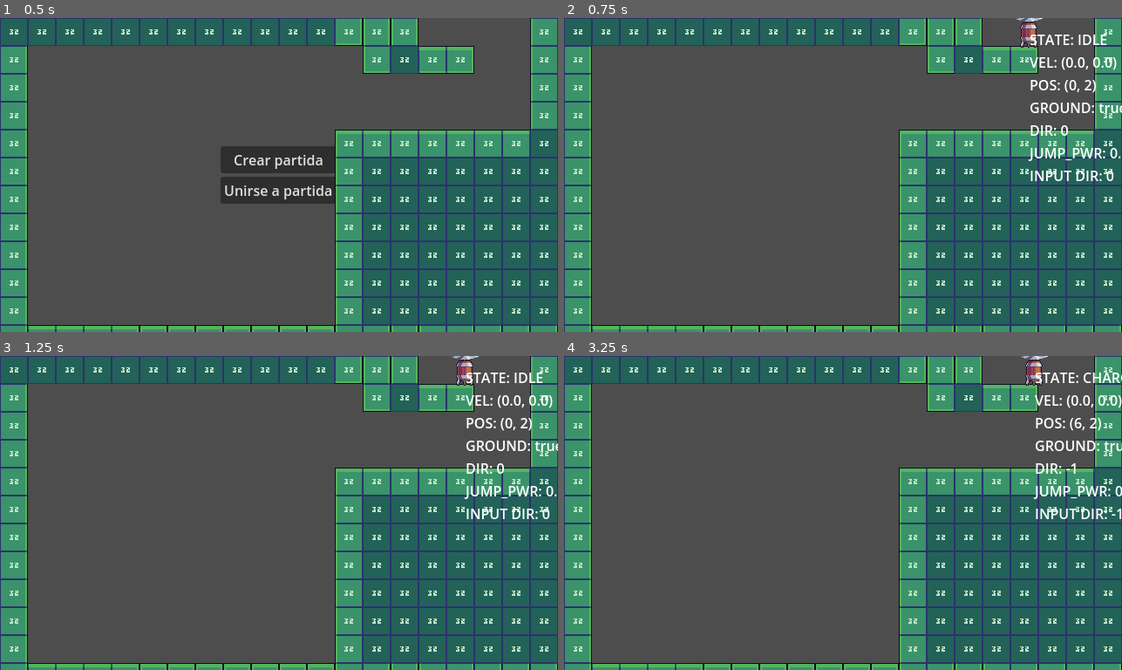
Above: before the commit, frames 1-4 (two rows, left to right).
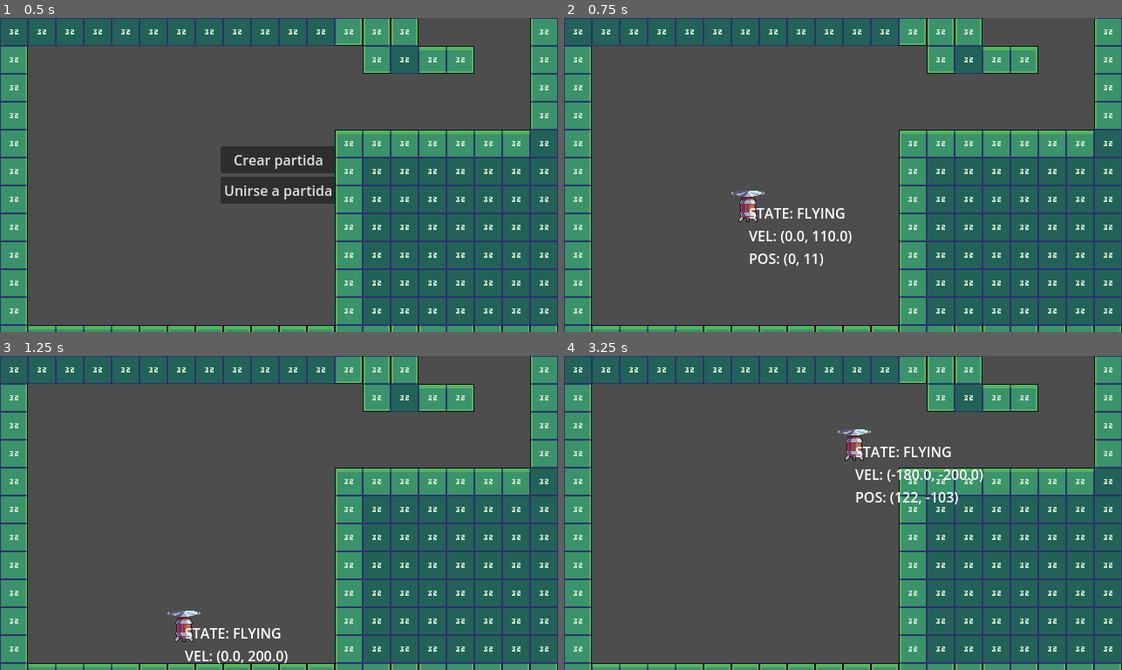
Above: after the commit, the same moments.

Repository: linkinmjs/up-escape
Game: Godot game, scene res://scenes/main.tscn
Same seed, same stepped clock (60 frames per second), same inputs: the game is played once before the commit and once after it.
Inputs:
- Up to frame 1 (0.5 s): no input
- Up to frame 2 (0.75 s): click "Crear partida" at 0.5 s
- Up to frame 3 (1.25 s): no input
- Up to frame 4 (3.25 s): hold Space (ui_jump) 1.28-2.03 s; hold Right (ui_right) 1.28-2.78 s; tap Space (ui_jump) at 2.1, 2.27, 2.57 s; hold Left (ui_left) from 2.78 s (still down); hold Space (ui_jump) from 2.78 s (still down)

Frame 1 is identical in both runs. In frame 2, 2.7% of the frame differs, in the area x 30-100%, y 0-80%; in frame 3, 2.5%; in frame 4, 2.8%, in the area x 49-100%, y 0-52%.

Commit message:
Modify Jump logic for flying logic

Diff:
--- a/scenes/levels/level.tscn
+++ b/scenes/levels/level.tscn
@@ -235,7 +235,7 @@
 default_camera = NodePath("Camera2D")
 
 [node name="PlayerSpawn" type="Node2D" parent="." groups=["spawn_position"]]
-position = Vector2(534, 11)
+position = Vector2(212, 201)
 
 [editable path="Zones/Zone01"]
 [editable path="Zones/Zone02"]
--- a/scenes/player/player.tscn
+++ b/scenes/player/player.tscn
@@ -1,7 +1,24 @@
-[gd_scene load_steps=9 format=3 uid="uid://cafsjq1dgbqfx"]
+[gd_scene load_steps=14 format=3 uid="uid://cafsjq1dgbqfx"]
 
 [ext_resource type="Script" uid="uid://cbn1tlop6fmgm" path="res://scripts/player.gd" id="1_8afob"]
 [ext_resource type="Texture2D" uid="uid://v5yfmak5moi" path="res://assets/sprites/player/idle.png" id="2_dovo2"]
+[ext_resource type="Texture2D" uid="uid://cdgeu6aj2rqgv" path="res://assets/sprites/player/walk.png" id="2_gmlin"]
+
+[sub_resource type="AtlasTexture" id="AtlasTexture_75vfm"]
+atlas = ExtResource("2_gmlin")
+region = Rect2(0, 0, 48, 48)
+
+[sub_resource type="AtlasTexture" id="AtlasTexture_0owmy"]
+atlas = ExtResource("2_gmlin")
+region = Rect2(48, 0, 48, 48)
+
+[sub_resource type="AtlasTexture" id="AtlasTexture_qek5x"]
+atlas = ExtResource("2_gmlin")
+region = Rect2(96, 0, 48, 48)
+
+[sub_resource type="AtlasTexture" id="AtlasTexture_5gtgg"]
+atlas = ExtResource("2_gmlin")
+region = Rect2(144, 0, 48, 48)
 
 [sub_resource type="AtlasTexture" id="AtlasTexture_dovo2"]
 atlas = ExtResource("2_dovo2")
@@ -26,6 +43,23 @@
 "name": &"death",
 "speed": 5.0
 }, {
+"frames": [{
+"duration": 1.0,
+"texture": SubResource("AtlasTexture_75vfm")
+}, {
+"duration": 1.0,
+"texture": SubResource("AtlasTexture_0owmy")
+}, {
+"duration": 1.0,
+"texture": SubResource("AtlasTexture_qek5x")
+}, {
+"duration": 1.0,
+"texture": SubResource("AtlasTexture_5gtgg")
+}],
+"loop": true,
+"name": &"flying",
+"speed": 8.0
+}, {
 "frames": [],
 "loop": true,
 "name": &"hurt",
@@ -46,16 +80,11 @@
 }],
 "loop": true,
 "name": &"idle",
-"speed": 10.0
+"speed": 9.0
 }, {
 "frames": [],
 "loop": true,
 "name": &"takeoff",
-"speed": 5.0
-}, {
-"frames": [],
-"loop": true,
-"name": &"walk",
 "speed": 5.0
 }]
 
@@ -68,8 +97,7 @@
 [node name="AnimatedSprite2D" type="AnimatedSprite2D" parent="."]
 sprite_frames = SubResource("SpriteFrames_75vfm")
 animation = &"idle"
-frame = 2
-frame_progress = 0.559445
+frame_progress = 0.213046
 
 [node name="CollisionShape2D" type="CollisionShape2D" parent="."]
 position = Vector2(-1, 2)
--- a/scripts/player.gd
+++ b/scripts/player.gd
@@ -2,145 +2,92 @@
 
 enum PlayerState {
 	IDLE,
-	CHARGING,
-	JUMPING,
-	FALLING,
-	SPLAT
+	FLYING
 }
 
-var state : PlayerState = PlayerState.IDLE
+# Estado actual
+var state: PlayerState = PlayerState.IDLE
 var debug_visible := true
 
-# Movimiento
-const GRAVITY := 800.0
-const MAX_FALL_SPEED := 600.0
-const MOVE_SPEED := 80.0
+# Parámetros de movimiento
+const ACCELERATION := 400.0           # aceleración horizontal
+const DECELERATION := 300.0           # desaceleración horizontal
+const MAX_SPEED_X := 200.0            # velocidad máxima horizontal
+const MAX_SPEED_Y := 200.0            # velocidad máxima vertical
+const GRAVITY := 500.0                # gravedad cuando no sube
+const THRUST_ACCELERATION := 600.0    # aceleración al subir (ui_jump)
 
-# Salto cargado
-var jump_power := 0.0
-const JUMP_POWER_STEP := 3.0
-const MAX_JUMP_POWER := 2.0
-const MIN_JUMP_POWER := 0.3
-const MAX_JUMP_HEIGHT := 250.0
-
-# Dirección
-var direction := 0  # -1 (izq), 0 (neutral), 1 (der)
-
-# Estados
-var is_grounded := false
-
-# Inputs
-var left := false
-var right := false
-var jump := false
+# Flags de input
+var input_left := false
+var input_right := false
+var input_jump := false
 
 func _enter_tree() -> void:
+	# En caso de multiplayer, mantenemos autoridad
 	set_multiplayer_authority(name.to_int())
 
 func _physics_process(delta: float) -> void:
-	#print("vel:", velocity, " grounded:", is_on_floor())
-
-	if !is_multiplayer_authority(): return
+	if not is_multiplayer_authority():
+		return
 
 	handle_input(delta)
-	apply_gravity(delta)
-	move_character()
 	handle_state(delta)
+	move_and_slide()
 	update_debug_info()
 
 func handle_input(delta: float) -> void:
-	left = Input.is_action_pressed("ui_left")
-	right = Input.is_action_pressed("ui_right")
-	jump = Input.is_action_pressed("ui_jump")
+	# Leer inputs
+	input_left  = Input.is_action_pressed("ui_left")
+	input_right = Input.is_action_pressed("ui_right")
+	input_jump  = Input.is_action_pressed("ui_jump")
+
+	# Toggle de debug
 	if Input.is_action_just_pressed("ui_toggle_debug"):
-		debug_visible = !debug_visible
+		debug_visible = not debug_visible
 		$DebugLabel.visible = debug_visible
 
-	if left:
-		direction = -1
-	elif right:
-		direction = 1
+	# --- Movimiento horizontal ---
+	if input_left:
+		velocity.x -= ACCELERATION * delta
+	elif input_right:
+		velocity.x += ACCELERATION * delta
 	else:
-		direction = 0
+		# desacelerar suavemente hacia 0
+		if velocity.x > 0:
+			velocity.x = max(velocity.x - DECELERATION * delta, 0)
+		elif velocity.x < 0:
+			velocity.x = min(velocity.x + DECELERATION * delta, 0)
 
-	if state == PlayerState.IDLE and jump and is_grounded:
-		state = PlayerState.CHARGING
+	if input_jump:
+		velocity.y -= THRUST_ACCELERATION * delta
+	else:
+		velocity.y += THRUST_ACCELERATION * delta
 
-	if is_grounded and state == PlayerState.IDLE:
-		velocity.x = direction * MOVE_SPEED
-	elif is_grounded and direction == 0 and state == PlayerState.IDLE:
-		velocity.x = 0
+	# Clamp de velocidades
+	velocity.x = clamp(velocity.x, -MAX_SPEED_X, MAX_SPEED_X)
+	velocity.y = clamp(velocity.y, -MAX_SPEED_Y, MAX_SPEED_Y)
 
-	if state == PlayerState.CHARGING:
-		velocity.x = 0
-		if jump:
-			jump_power += JUMP_POWER_STEP * delta
-			if jump_power >= MAX_JUMP_POWER:
-				start_jump()
-		else:
-			start_jump()
-
-func start_jump():
-	print("Jump vel.x:", velocity.x)
-	var power = clamp(jump_power, MIN_JUMP_POWER, MAX_JUMP_POWER)
-	jump_power = 0.0
-	state = PlayerState.JUMPING
-	velocity.y = -MAX_JUMP_HEIGHT * power
-	velocity.x = direction * 150.0
-
-func apply_gravity(delta: float) -> void:
-	if state in [PlayerState.FALLING, PlayerState.JUMPING, PlayerState.IDLE]:
-		velocity.y += GRAVITY * delta
-		if velocity.y > MAX_FALL_SPEED:
-			velocity.y = MAX_FALL_SPEED
-
-func move_character() -> void:
-	var pre_velocity = velocity  # ← almacenar antes de moverse
-	move_and_slide()
-	is_grounded = is_on_floor()
-
-	# Detectar rebotes lateralmente
-	for i in get_slide_collision_count():
-		var collision := get_slide_collision(i)
-		var normal := collision.get_normal()
-
-		if not is_grounded and abs(normal.x) > 0.9:
-			if abs(pre_velocity.x) < 1:
-				velocity.x = 80.0 * -sign(normal.x)
-			else:
-				velocity.x = -pre_velocity.x * 0.5  # ← usar la original, no la ya modificada
-			#print("REBOTANDO 1 → vel.x = ", velocity.x)
-			state = PlayerState.FALLING
-			break
 
 func handle_state(delta: float) -> void:
-	if state == PlayerState.JUMPING and velocity.y > 0:
-		state = PlayerState.FALLING
+	# Determinar estado según si nos movemos lo suficiente
+	if velocity.length() > 1.0:
+		if state != PlayerState.FLYING:
+			state = PlayerState.FLYING
+			# aquí podrías reproducir animación o sonido de vuelo
+			if has_node("AnimationPlayer"):
+				$AnimationPlayer.play("flying")
+	else:
+		if state != PlayerState.IDLE:
+			state = PlayerState.IDLE
+			# aquí animación o sonido de reposo
+			if has_node("AnimationPlayer"):
+				$AnimationPlayer.play("idle")
 
-	if state == PlayerState.FALLING and is_grounded:
-		if abs(velocity.y) > 550:
-			state = PlayerState.SPLAT
-			$AnimationPlayer.play("splat")
-			$splat_timer.start()
-		else:
-			state = PlayerState.IDLE
-
-	if state == PlayerState.SPLAT and $splat_timer.is_stopped():
-		state = PlayerState.IDLE
-
-func _on_splat_timer_timeout() -> void:
-	state = PlayerState.IDLE
-
-
-# WIP
 func update_debug_info() -> void:
+	if not debug_visible:
+		return
 	var lines := []
 	lines.append("STATE: %s" % PlayerState.keys()[state])
 	lines.append("VEL: (%.1f, %.1f)" % [velocity.x, velocity.y])
 	lines.append("POS: (%.0f, %.0f)" % [position.x, position.y])
-	lines.append("GROUND: %s" % is_grounded)
-	lines.append("DIR: %d" % direction)
-	lines.append("JUMP_PWR: %.2f" % jump_power)
-	lines.append("INPUT DIR: %d" % direction)
-
 	$DebugLabel.text = "\n".join(lines)
